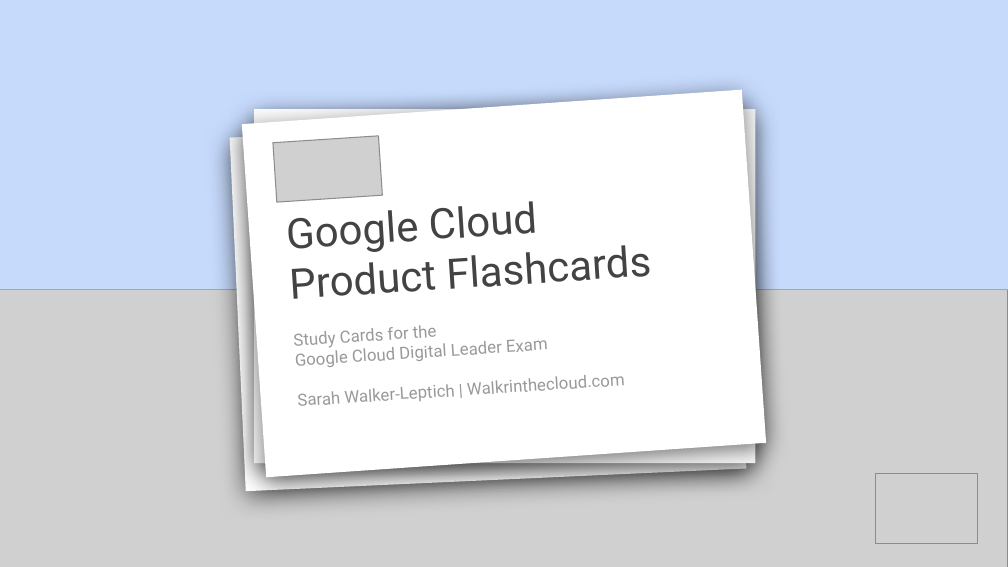
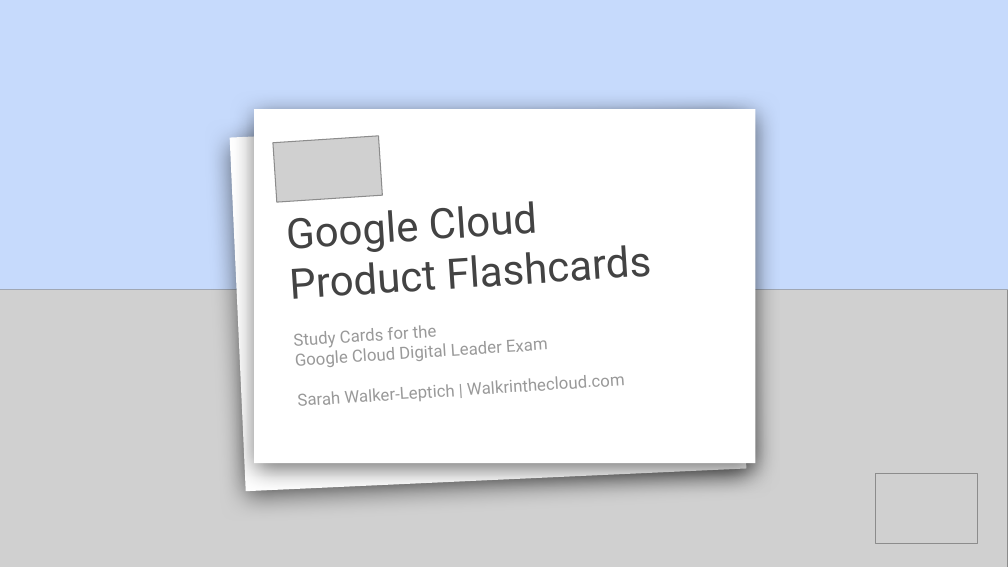
Before and after one commit to abhi0751/pythonCode, a slide deck: slide 1 of Google Cloud Product Flashcards.pptx. Drawn at 1008x567 pixels with LibreOffice and Linux fonts; fonts in the diff are those of the drawing; grey boxes stand for pictures. Boxes give left, top, right and bottom in pixels: in the first picture for what was removed or moved away, otherwise in the second. Text is boxed around its words. In the diff, an @@ line names an element or a change of style, - is before the commit and + after.

```diff
--- a/Google Cloud Product Flashcards.pptx
+++ b/Google Cloud Product Flashcards.pptx
@@ rounded rectangle removed at <box>242,90,765,477</box> @@
```
